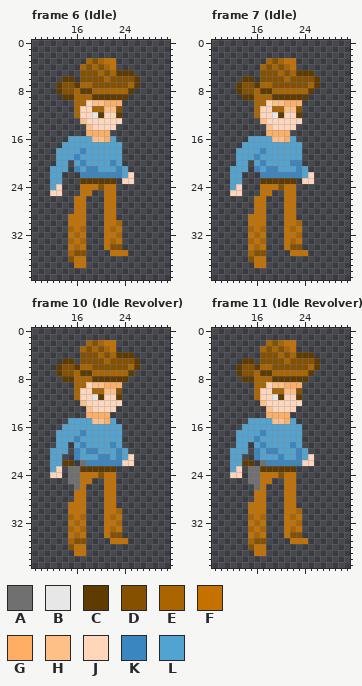
Pixel-art file, stored at Assets/Characters/Test/TemplateAnimationAverageCharacterFe.ase. The picture above is the old version.
40x40 pixels, 186 frames. Shown: frame 6 (Idle): x 9..31, y 0..39; frame 7 (Idle): x 9..31, y 0..39; frame 10 (Idle Revolver): x 9..31, y 0..39; frame 11 (Idle Revolver): x 9..31, y 0..39. The commit also changed other frames, which this record leaves out.
Palette (. is transparent): A #707070  B #e7e7e7  C #603b00  D #855100  E #aa6500  F #c57100  G #ffae63  H #ffc088  J #ffd6ba  K #3986c1  L #51a4d1
The same view after the edit:
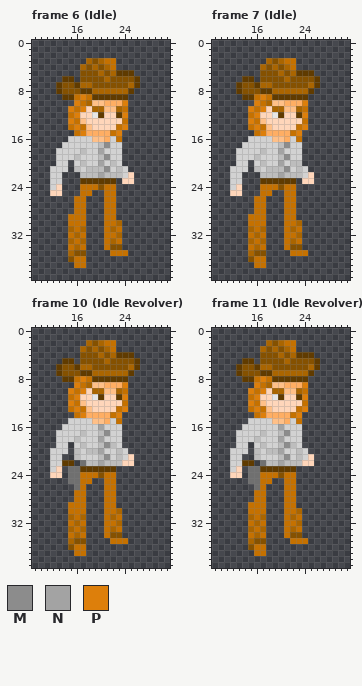
Colours new in this view: M #8c8c8c  N #a3a3a3  P #dd7f0b
The author wrote: Update female average character animations
Change:
@@ palette @@
-K #3986c1
+K #bdbdbd
-L #51a4d1
+L #d2d2d2
--- frame 6 (Idle), layer "Main"
@@ x 13..26 @@
  7 CDDCEEDDDDDDEC
- 8 CDDECCEEEEEEC.
- 9 .CCEEECCCCCC..
-10 ...EEJHHGGG...
-11 ...EJJEEHHD...
-12 ...EJJBCJJC...
-13 ....HJJJJJJ...
-14 .....HJJJJ....
-15 .....GGGG.....
-16 ..LLLLHHGL....
-17 .LLLLLLLLLL...
-18 LLLLKLLLLLL...
-19 LLLKLLLLLLL...
-20 LL.LKLLLLKL...
-21 LL.KLKKLLLKL..
-22 L...KKKKKKKLJ.
+ 8 CDDDCCEEEEEEC.
+ 9 .CCFPFCCCCCC..
+10 ...PFEHHGGGP..
+11 ..PFPJEEHHEF..
+12 ..FPJJBCJJCP..
+13 ..PFHJJJJJJF..
+14 ..FPFHJJJJFP..
+15 ...FPGGGGFP...
+16 ..LLLLHHGLF...
+17 .LLLLLLKMLL...
+18 LLLLKLLNLLL...
+19 LLLKLLLKMLL...
+20 LL.LKLLNLKL...
+21 LL.KLKKKMLKL..
+22 L...KKKNKKKLJ.
 23 L...CCCCCC.JJ.
--- frame 7 (Idle), layer "Main"
@@ x 13..26 @@
  7 CDDCEEDDDDDDEC
- 8 CDDECCEEEEEEC.
- 9 .CCEEECCCCCC..
-10 ...EEJHHGGG...
-11 ...EJJEEHHD...
-12 ...EJJBCJJC...
-13 ....HJJJJJJ...
-14 .....HJJJJ....
-15 .....GGGG.....
-16 ..LLLLHHGL....
-17 .LLLLLLLLLL...
-18 LLLLKLLLLLL...
-19 LLLKLLLLLLL...
-20 LL.LKLLLLKK...
-21 LL.KLKKLLLKL..
-22 L...KKKKKKKLJ.
+ 8 CDDDCCEEEEEEC.
+ 9 .CCFPFCCCCCC..
+10 ...PFEHHGGGP..
+11 ..PFPJEEHHEF..
+12 ..FPJJBCJJCP..
+13 ..PFHJJJJJJF..
+14 ..FPFHJJJJFP..
+15 ...FPGGGGFP...
+16 ..LLLLHHGLF...
+17 .LLLLLLKMLL...
+18 LLLLKLLNLLL...
+19 LLLKLLLKMLL...
+20 LL.LKLLNLKK...
+21 LL.KLKKKMLKL..
+22 L...KKKNKKKLJ.
 23 L...CCCCCC.JJ.
--- frame 10 (Idle Revolver), layer "Main"
@@ x 13..26 @@
  6 CDDCEEDDDDDDEC
- 7 CDDECCEEEEEEC.
- 8 .CCEEECCCCCC..
- 9 ...EEJHHGGG...
-10 ...EJJEEHHD...
-11 ...EJJBCJJC...
-12 ....HJJJJJJ...
-13 .....HJJJJ....
-14 .....GGGG.....
-15 ..LLLLHHGL....
-16 .LLLLLLLLLL...
-17 LLLLKLLLLLL...
-18 LLLKLLLLLLL...
-19 LL.LKLLLLKL...
-20 LL.KLKKLLLKL..
-21 L..KLLLKKLKLJ.
-22 LCC.AKKKKKKJJ.
+ 7 CDDDCCEEEEEEC.
+ 8 .CCFPFCCCCCC..
+ 9 ...PFEHHGGGP..
+10 ..PFPJEEHHEF..
+11 ..FPJJBCJJCP..
+12 ..PFHJJJJJJF..
+13 ..FPFHJJJJFP..
+14 ...FPGGGGFP...
+15 ..LLLLHHGLF...
+16 .LLLLLLNLLL...
+17 LLLLKLLKMLL...
+18 LLLKLLLNLLL...
+19 LL.LKLLKMKL...
+20 LL.KLKKNLLKL..
+21 L..KLLLKMLKLJ.
+22 LCC.AKKNKKKJJ.
 23 J.AACCCCCC....
--- frame 11 (Idle Revolver), layer "Main"
@@ x 13..26 @@
  6 CDDCEEDDDDDDEC
- 7 CDDECCEEEEEEC.
- 8 .CCEEECCCCCC..
- 9 ...EEJHHGGG...
-10 ...EJJEEHHD...
-11 ...EJJBCJJC...
-12 ....HJJJJJJ...
-13 .....HJJJJ....
-14 .....GGGG.....
-15 ..LLLLHHGL....
-16 .LLLLLLLLLL...
-17 LLLLKLLLLLL...
-18 LLLKLLLLLLL...
-19 LL.LKLLLLKL...
-20 LL.KLKKLLLKL..
-21 L..KLLLKLLKLJ.
-22 LCC.AKKKKKKJJ.
+ 7 CDDDCCEEEEEEC.
+ 8 .CCFPFCCCCCC..
+ 9 ...PFEHHGGGP..
+10 ..PFPJEEHHEF..
+11 ..FPJJBCJJCP..
+12 ..PFHJJJJJJF..
+13 ..FPFHJJJJFP..
+14 ...FPGGGGFP...
+15 ..LLLLHHGLF...
+16 .LLLLLLNLLL...
+17 LLLLKLLKMLL...
+18 LLLKLLLNLLL...
+19 LL.LKLLKMKL...
+20 LL.KLKKNLLKL..
+21 L..KLLLKMLKLJ.
+22 LCC.AKKNKKKJJ.
 23 J.AACCCCCC....
Pixel boxes of the changes (left, top, right, bottom) in both pictures:
changed: (50, 88, 128, 190)
changed: (230, 88, 308, 190)
changed: (50, 370, 128, 472)
changed: (230, 370, 308, 472)
